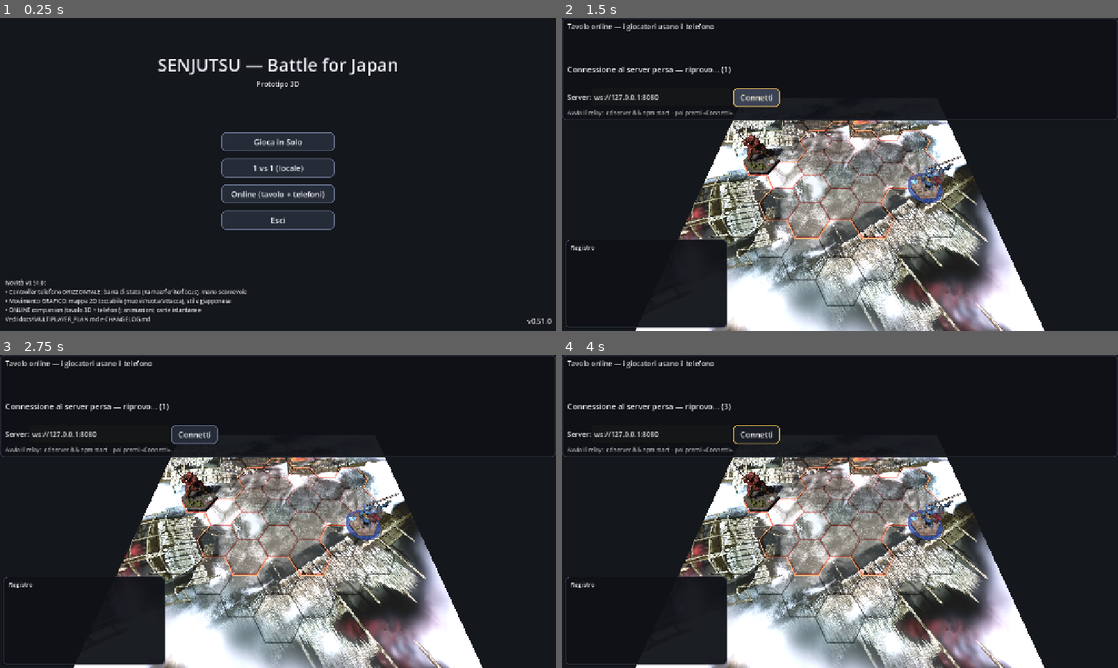
Above: before the commit, frames 1-4 (two rows, left to right).
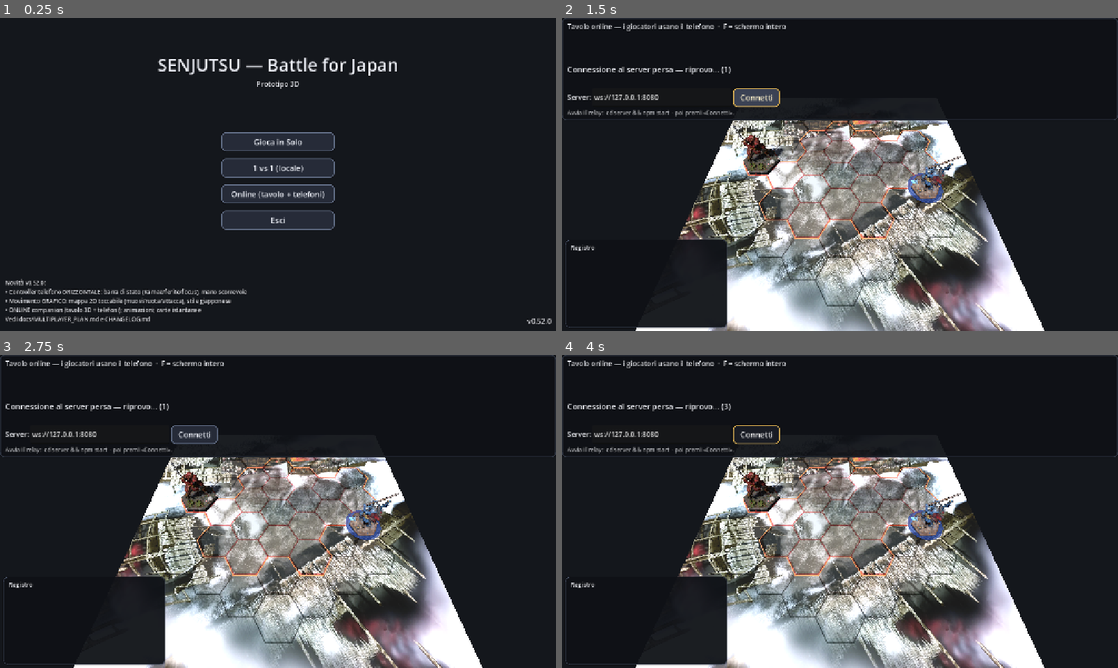
Above: after the commit, the same moments.

Repository: Tannoiser2/Sunjuntsu
Game: Godot game, scene res://scenes/Menu.tscn
Same seed, same stepped clock (60 frames per second), same inputs: the game is played once before the commit and once after it.
Inputs (mouse positions are in pixels of both pictures, inside the frame that each line leads up to):
- Up to frame 1 (0.25 s): no input
- Up to frame 2 (1.5 s): click "Online (tavolo + telefoni)" at 0.5 s; click "Connetti" at 1.25 s
- Up to frame 3 (2.75 s): tap Enter at 2 s; move the mouse to (400, 495) at 2.02 s; hold Right from 2.03 s (still down); tap F at 2.1 s; click (400, 495) at 2.17 s; tap Space at 2.27 s
- Up to frame 4 (4 s): release Right at 2.75 s; tap Space at 2.75 s; drag from (728, 527) to (812, 574) at 2.77 s; tap Enter at 3.5 s; move the mouse to (895, 442) at 3.52 s; hold Right from 3.53 s (still down); tap Q at 3.6 s; click (895, 442) at 3.67 s; tap F at 3.8 s

The runs differ from the first frame. In frame 1, less than 0.1% of the frame differs, in the area x 6-98%, y 84-98%; in frame 2, 0.1%, in the area x 28-41%, y 1-4%; in frame 3, 0.1%; in frame 4, 0.1%.

Commit message:
Tavolo online: collassa il setup a partita iniziata + schermo intero (F)
- TableOnline: quando entrambi i telefoni sono connessi, _collapse_setup nasconde
  titolo/codice/riga connessione/aiuto, liberando l'area per il tavolo 3D; va a
  schermo intero (con tasto F per alternare).
- Bump 0.52.0; CHANGELOG. TableOnline carica; E2E WebSocket verde.

Co-Authored-By: Claude Opus 4.8 <noreply@anthropic.com>
Claude-Session: https://claude.ai/code/session_01Pn2piErvac8EuvNU8t5qNM

Diff:
--- a/godot/project.godot
+++ b/godot/project.godot
@@ -12,7 +12,7 @@
 
 config/name="Senjutsu: Battle for Japan"
 config/description="Reimplementazione digitale 3D di Senjutsu (Lucky Duck Games) — uso personale. Pedine 3D su mappa esagonale, modalità solo e 1v1."
-config/version="0.51.0"
+config/version="0.52.0"
 run/main_scene="res://scenes/Menu.tscn"
 config/features=PackedStringArray("4.6", "Forward Plus")
 config/icon="res://icon.svg"
--- a/godot/scenes/TableOnline.gd
+++ b/godot/scenes/TableOnline.gd
@@ -43,6 +43,9 @@
 var _order_lbl: Label
 var _log_lbl: Label
 var _log_lines: Array = []
+var _setup_panel: PanelContainer
+var _title_lbl: Label
+var _conn_row: HBoxContainer
 
 const NET_CFG := "user://net.cfg"
 
@@ -148,6 +151,7 @@
 	if not _started and _joined.has(0) and _joined.has(1):
 		_started = true
 		_status_lbl.text = "Partita iniziata!"
+		_collapse_setup()   # via il pannello codice/connessione → tavolo a pieno schermo
 		host.start()
 
 
@@ -380,16 +384,16 @@
 func _build_hud() -> void:
 	var layer := CanvasLayer.new()
 	add_child(layer)
-	var panel := PanelContainer.new()
-	panel.set_anchors_preset(Control.PRESET_TOP_WIDE)
-	panel.mouse_filter = Control.MOUSE_FILTER_IGNORE
-	layer.add_child(panel)
+	_setup_panel = PanelContainer.new()
+	_setup_panel.set_anchors_preset(Control.PRESET_TOP_WIDE)
+	_setup_panel.mouse_filter = Control.MOUSE_FILTER_IGNORE
+	layer.add_child(_setup_panel)
 	var vb := VBoxContainer.new()
-	panel.add_child(vb)
-	var title := Label.new()
-	title.text = "Tavolo online — i giocatori usano il telefono"
-	title.add_theme_font_size_override("font_size", 16)
-	vb.add_child(title)
+	_setup_panel.add_child(vb)
+	_title_lbl = Label.new()
+	_title_lbl.text = "Tavolo online — i giocatori usano il telefono  ·  F = schermo intero"
+	_title_lbl.add_theme_font_size_override("font_size", 16)
+	vb.add_child(_title_lbl)
 	_code_lbl = Label.new()
 	_code_lbl.add_theme_font_size_override("font_size", 28)
 	vb.add_child(_code_lbl)
@@ -403,19 +407,19 @@
 	_order_lbl.modulate = Color(1, 0.92, 0.6)
 	vb.add_child(_order_lbl)
 	# Riga connessione: indirizzo del relay modificabile + «Connetti».
-	var row := HBoxContainer.new()
-	vb.add_child(row)
+	_conn_row = HBoxContainer.new()
+	vb.add_child(_conn_row)
 	var lab := Label.new(); lab.text = "Server:"
-	row.add_child(lab)
+	_conn_row.add_child(lab)
 	_url_edit = LineEdit.new()
 	_url_edit.text = Domain.ws_url
 	_url_edit.custom_minimum_size = Vector2(320, 0)
 	_url_edit.tooltip_text = "Es. ws://192.168.1.10:8080 (IP del PC con il relay)"
-	row.add_child(_url_edit)
+	_conn_row.add_child(_url_edit)
 	_connect_btn = Button.new()
 	_connect_btn.text = "Connetti"
 	_connect_btn.pressed.connect(_on_connect_pressed)
-	row.add_child(_connect_btn)
+	_conn_row.add_child(_connect_btn)
 	_help_lbl = Label.new()
 	_help_lbl.add_theme_font_size_override("font_size", 13)
 	_help_lbl.modulate = Color(1, 1, 1, 0.75)
@@ -461,6 +465,22 @@
 func _mk_label(t: String, sz: int) -> Label:
 	var l := Label.new(); l.text = t; l.add_theme_font_size_override("font_size", sz)
 	return l
+
+
+## A partita iniziata: collassa il setup (codice/connessione) e va a schermo intero,
+## così il tavolo 3D occupa tutta l'area.
+func _collapse_setup() -> void:
+	_title_lbl.visible = false
+	_code_lbl.visible = false
+	_conn_row.visible = false
+	_help_lbl.visible = false
+	if _visuals:
+		DisplayServer.window_set_mode(DisplayServer.WINDOW_MODE_FULLSCREEN)
+
+
+func _toggle_fullscreen() -> void:
+	var fs := DisplayServer.window_get_mode() == DisplayServer.WINDOW_MODE_FULLSCREEN
+	DisplayServer.window_set_mode(DisplayServer.WINDOW_MODE_WINDOWED if fs else DisplayServer.WINDOW_MODE_FULLSCREEN)
 
 
 ## Mostra le due carte rivelate (immagini reali) con animazione.
@@ -529,6 +549,9 @@
 # ─── Camera orbitale ─────────────────────────────────────────────────────────
 
 func _unhandled_input(event: InputEvent) -> void:
+	if event is InputEventKey and event.pressed and not event.echo and event.keycode == KEY_F:
+		_toggle_fullscreen()
+		return
 	if event is InputEventMouseButton:
 		if event.button_index == MOUSE_BUTTON_RIGHT:
 			_dragging = event.pressed
Not shown, changed: CHANGELOG.md
